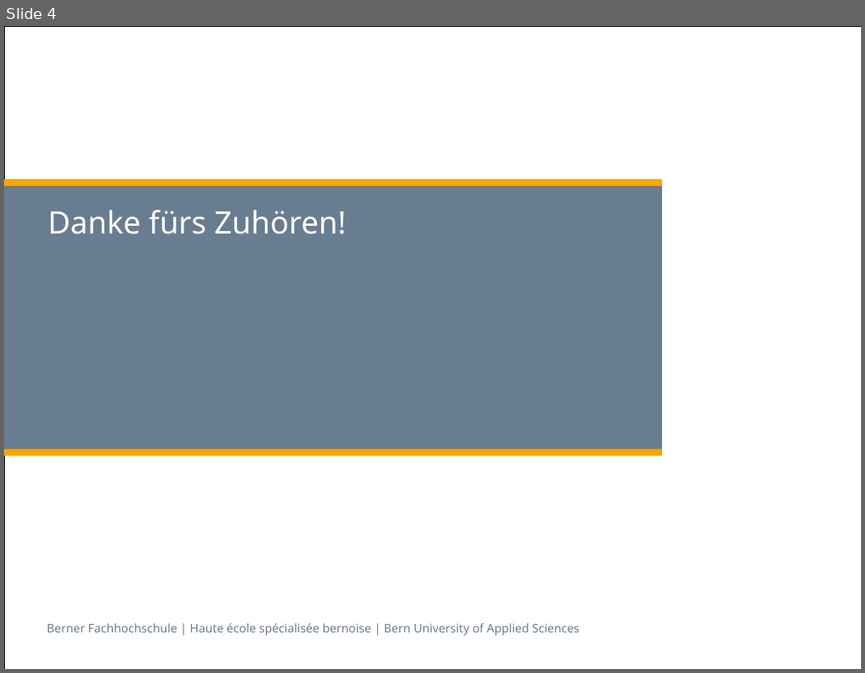
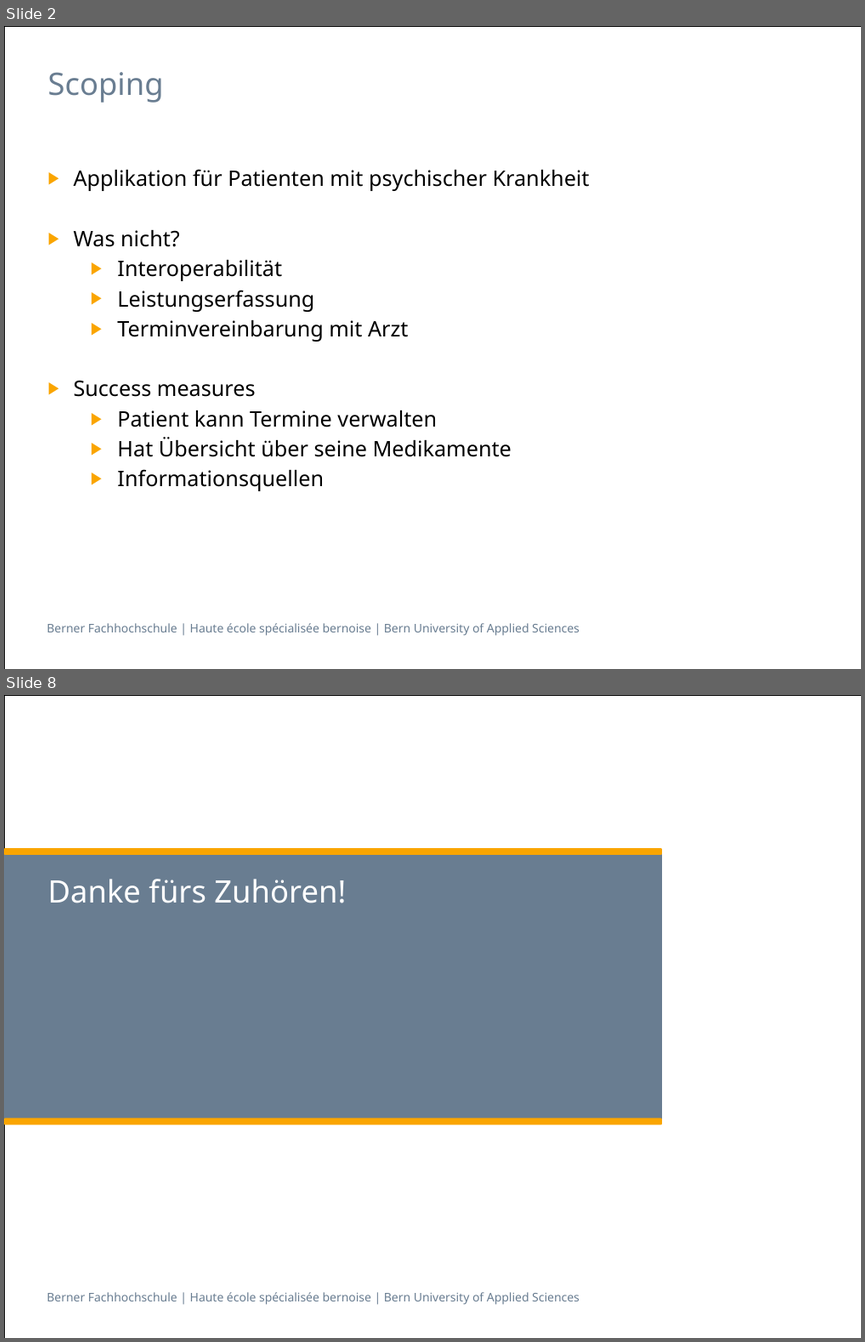
Before and after one commit to zyssm4/ch.bfh.btx8081.w2015.red, a slide deck: doc/Task03/Task03.pptx. Shown one above the other, each under a label of ours: slide 4 before the commit, slides 2 and 8 after it; the slides between them are not shown. The pictures are 865x673 and 865x1342 pixels, drawn with LibreOffice and Linux fonts; fonts in the diff are those of the drawing. Boxes give left, top, right and bottom in pixels: in the first picture for what was removed or moved away, otherwise in the second. Text is boxed around its words. In the diff, an @@ line names an element or a change of style, - is before the commit and + after.

Commit message:
Updated

```diff
--- a/doc/Task03/Task03.pptx
+++ b/doc/Task03/Task03.pptx
@@ slide 2 added at (x1=4, y1=26, x2=861, y2=669), background #FFFFFF; not listed: 2 template elements that a slide beside it also shows @@
@@ title added at (x1=48, y1=72, x2=164, y2=102), 26 pt, text #697D91 @@
+Scoping
@@ text added at (x1=74, y1=169, x2=590, y2=491), 18 pt, text #000000 @@
+▶ Applikation für Patienten mit psychischer Krankheit
+▶ Was nicht?
+  ▶ Interoperabilität
+  ▶ Leistungserfassung
+  ▶ Terminvereinbarung mit Arzt
+▶ Success measures
+  ▶ Patient kann Termine verwalten
+  ▶ Hat Übersicht über seine Medikamente
+  ▶ Informationsquellen
@@ what was slide 4 is now slide 8 @@
```
Also in this commit, not shown: 5 other slides added, 2 slides removed.
